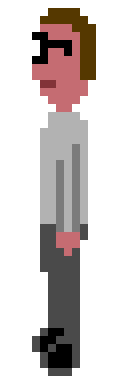
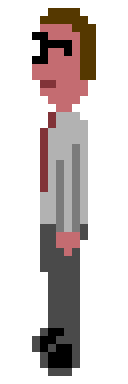
The second 128x384 image is a revision of the first. Changes to its layers:
painted on "Layer 1" over 40, 112, 56, 192
